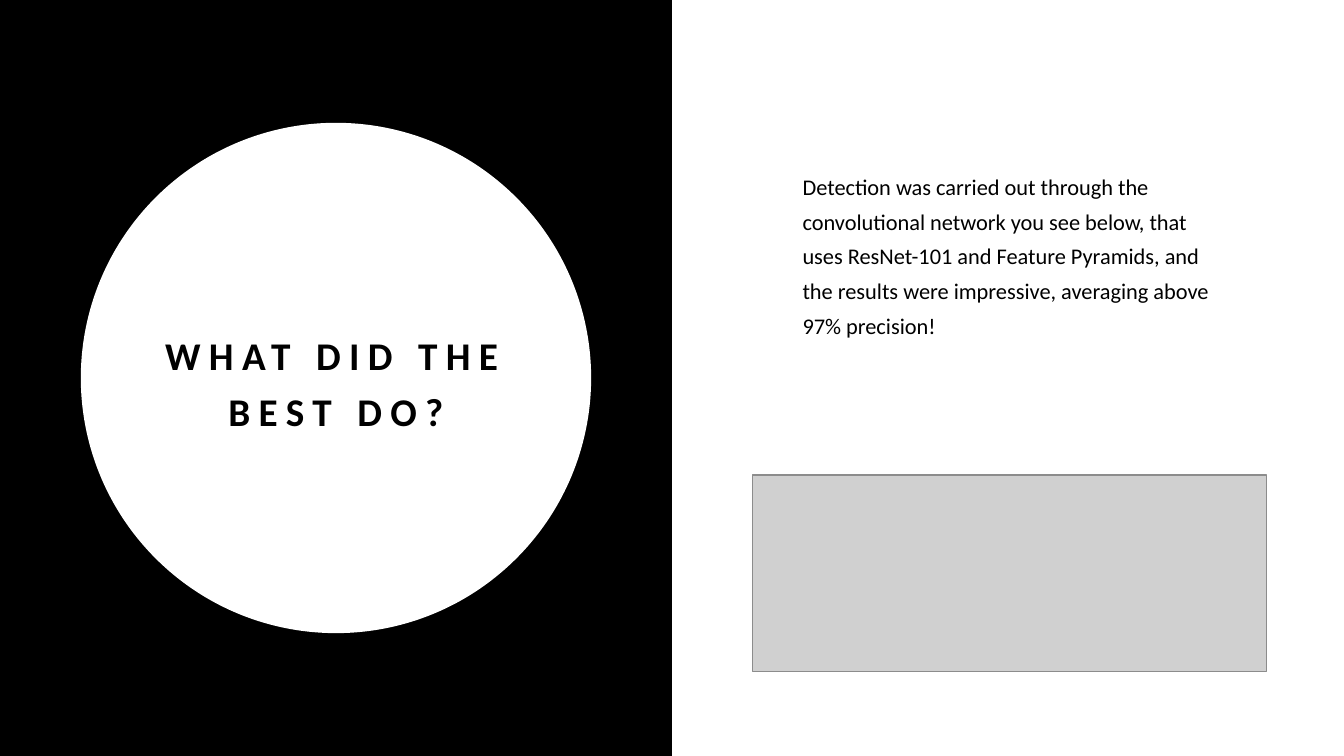
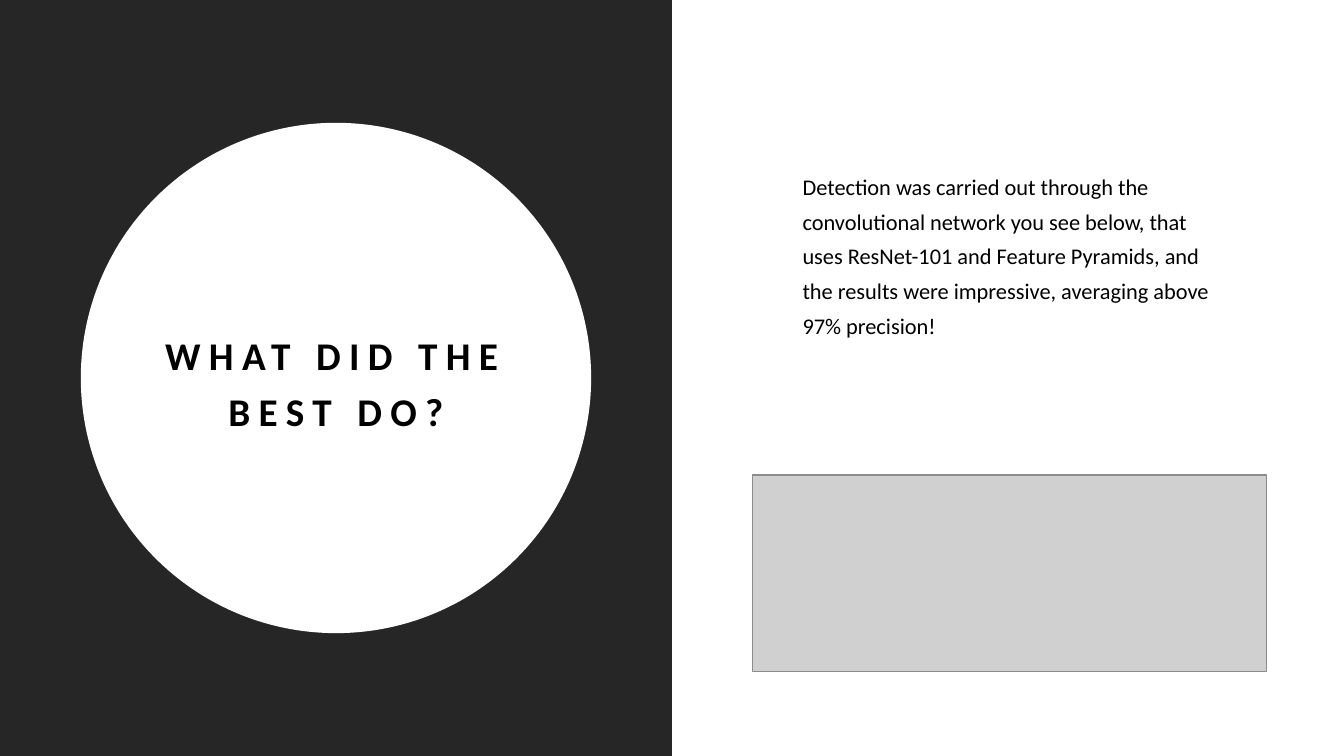
Before and after one commit to piacav/Traffic_signs, a slide deck: slide 7 of Road sign detection and recognition using deep methods.pptx. Drawn at 1344x756 pixels with LibreOffice and Linux fonts; fonts in the diff are those of the drawing; grey boxes stand for pictures. Boxes give left, top, right and bottom in pixels: in the first picture for what was removed or moved away, otherwise in the second. Text is boxed around its words. In the diff, an @@ line names an element or a change of style, - is before the commit and + after.

```diff
--- a/Road sign detection and recognition using deep methods.pptx
+++ b/Road sign detection and recognition using deep methods.pptx
@@ rectangle at [0, 0, 673, 756]: fill #000000 to #262626 @@
```
Also in this commit, not shown: 9 other slides changed, 3 slides added.
